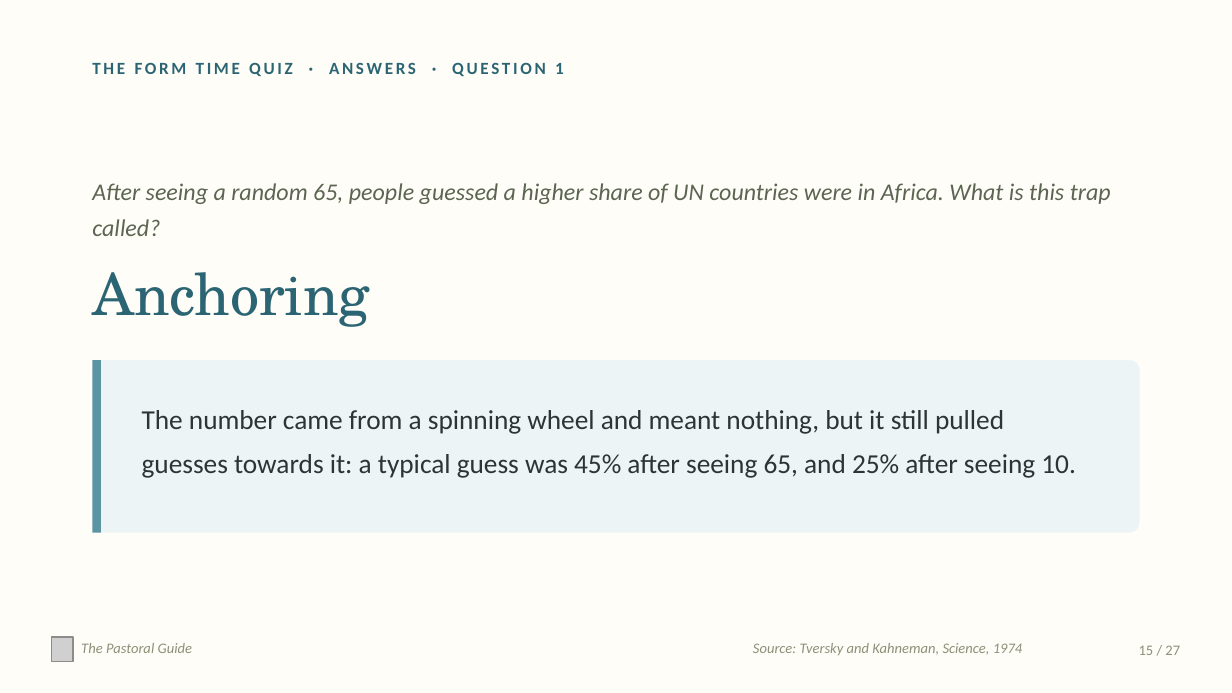
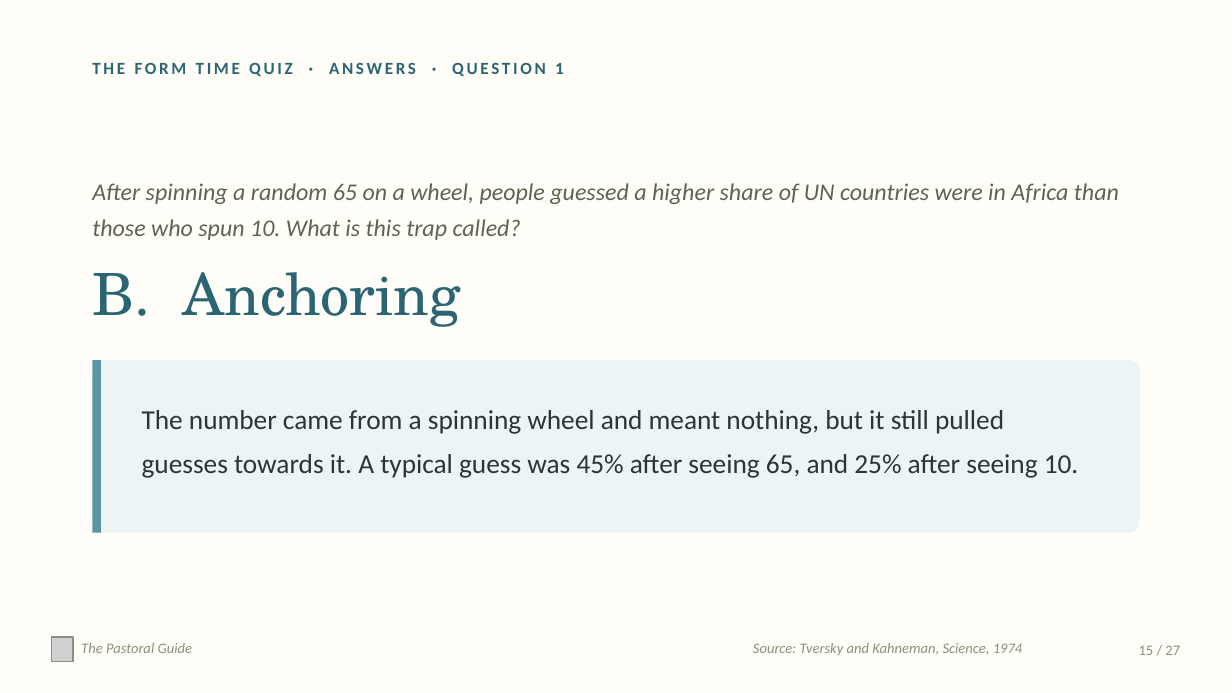
Before and after one commit to thepastoralguide/thepastoralguide.github.io, a slide deck: slide 15 of morning-registration-activities/form-time-quiz/downloads/Form_Time_Quiz_Volume_Two_Sixth_Form.pptx. Drawn at 1232x693 pixels with LibreOffice and Linux fonts; fonts in the diff are those of the drawing; grey boxes stand for pictures. Boxes give left, top, right and bottom in pixels: in the first picture for what was removed or moved away, otherwise in the second. Text is boxed around its words. In the diff, an @@ line names an element or a change of style, - is before the commit and + after.

```diff
--- a/morning-registration-activities/form-time-quiz/downloads/Form_Time_Quiz_Volume_Two_Sixth_Form.pptx
+++ b/morning-registration-activities/form-time-quiz/downloads/Form_Time_Quiz_Volume_Two_Sixth_Form.pptx
@@ text at (92,183,1119,240): text changed @@
-After seeing a random 65, people guessed a higher share of UN countries were in Africa. What is this trap called?
+After spinning a random 65 on a wheel, people guessed a higher share of UN countries were in Africa than those who spun 10. What is this trap called?
@@ text at (92,272,461,327): text changed @@
-Anchoring
+B. Anchoring
@@ text at (142,410,1079,478): text changed @@
-The number came from a spinning wheel and meant nothing, but it still pulled guesses towards it: a typical guess was 45% after seeing 65, and 25% after seeing 10.
+The number came from a spinning wheel and meant nothing, but it still pulled guesses towards it. A typical guess was 45% after seeing 65, and 25% after seeing 10.
```
Also in this commit, not shown: 19 other slides changed, 24 other files.
